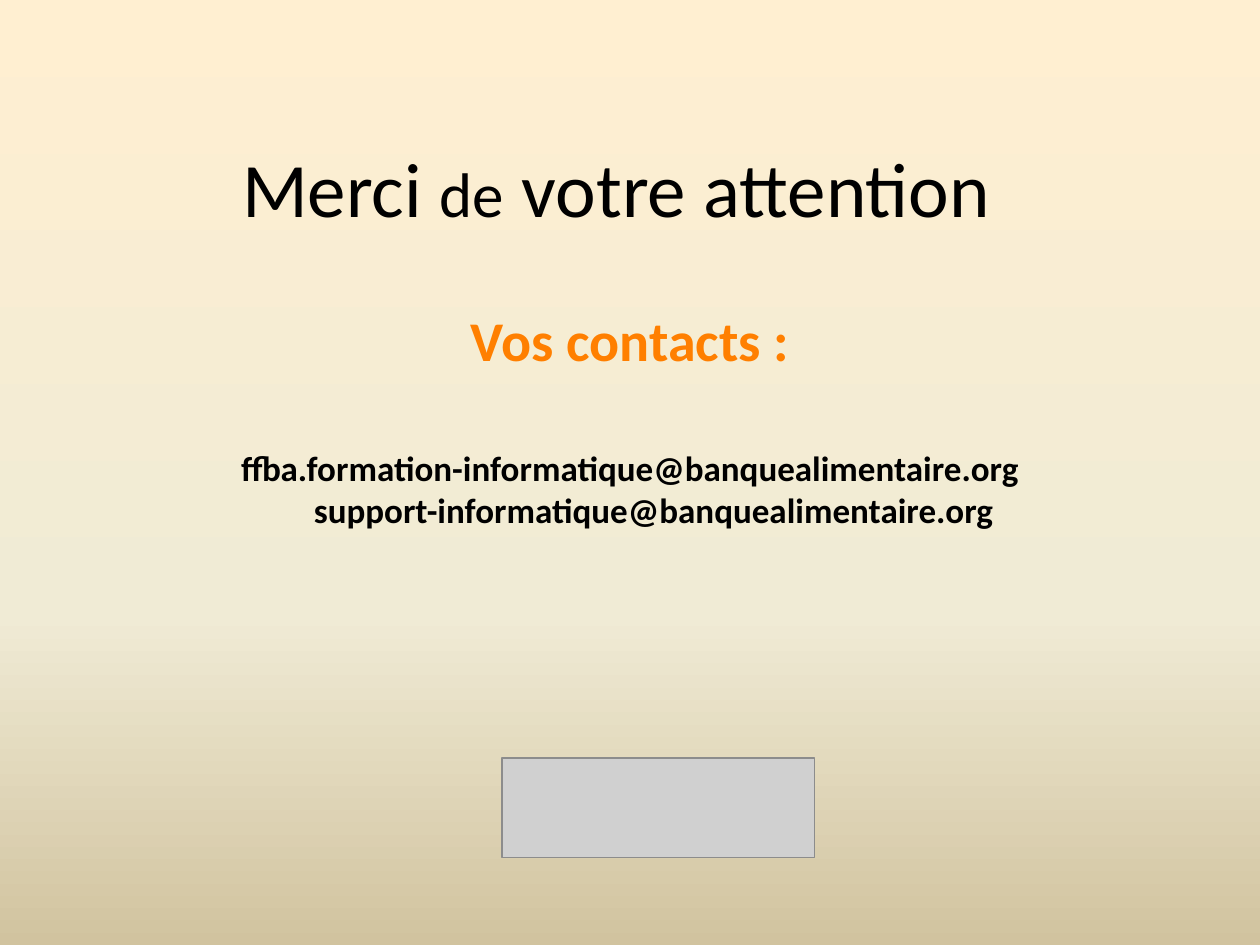
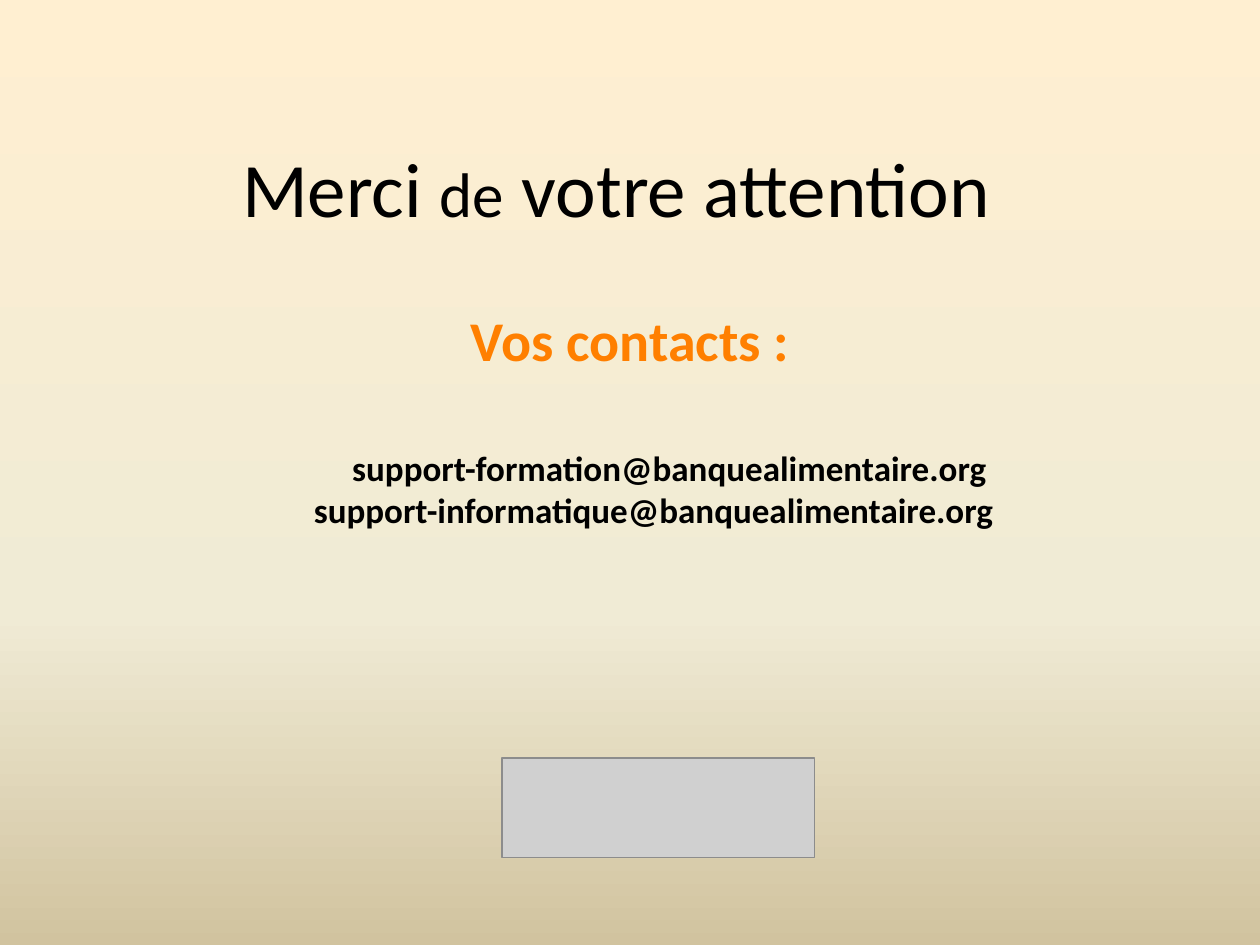
Before and after one commit to yvallet/import_collecte, a slide deck: slide 8 of Les tutoriels de la FFBA_page1.pptx (slide 12 before the commit). Drawn at 1260x945 pixels with LibreOffice and Linux fonts; fonts in the diff are those of the drawing; grey boxes stand for pictures. Boxes give left, top, right and bottom in pixels: in the first picture for what was removed or moved away, otherwise in the second. Text is boxed around its words. In the diff, an @@ line names an element or a change of style, - is before the commit and + after.

```diff
--- a/Les tutoriels de la FFBA_page1.pptx
+++ b/Les tutoriels de la FFBA_page1.pptx
@@ text at (314,456,993,529): text changed @@
-ffba.formation-informatique@banquealimentaire.org
-support-informatique@banquealimentaire.org
+support-formation@banquealimentaire.org
+support-informatique@banquealimentaire.org
```
Also in this commit, not shown: 4 slides removed, 14 other files.
